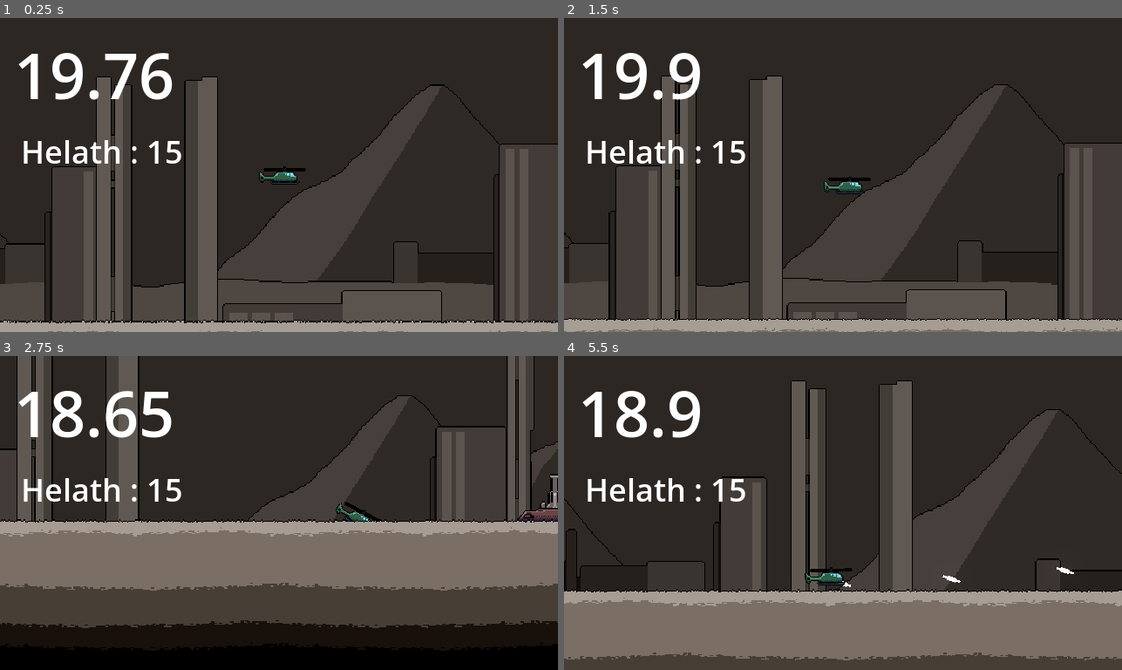
Above: before the commit, frames 1-4 (two rows, left to right).
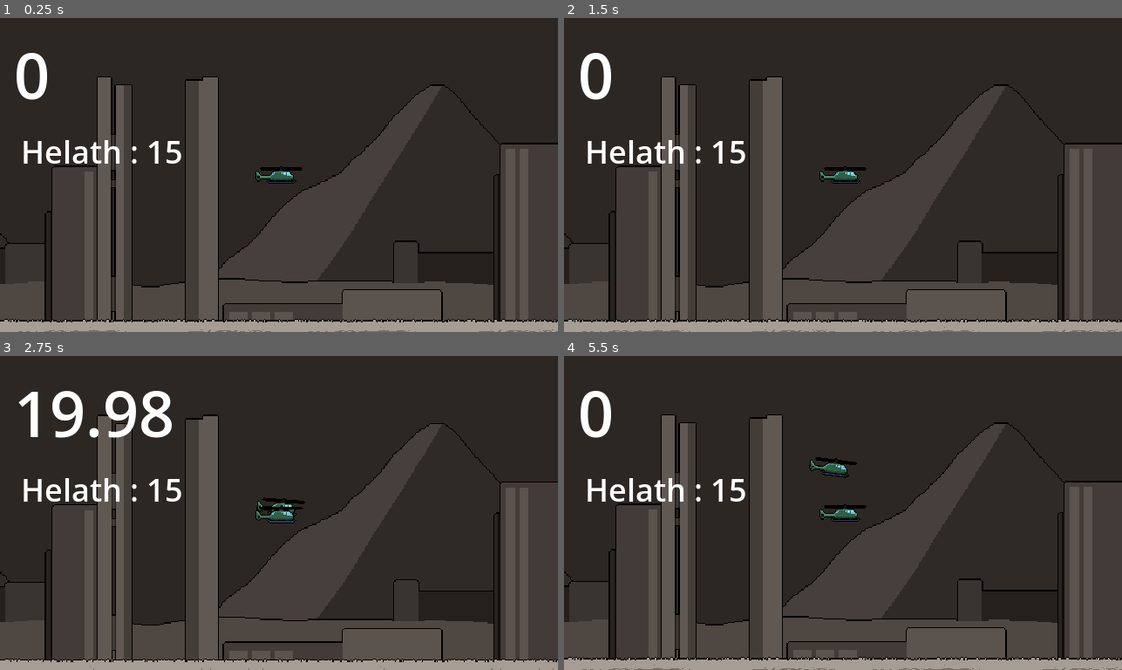
Above: after the commit, the same moments.

Repository: sirius-leaf/20s-Game-Project
Game: Godot game, scene res://Scene/Level Scene/level.tscn
Two runs of this game, one before a commit and one after it. Both use one fixed random seed, a clock stepped at 60 frames per second and the inputs below.
Inputs:
- Up to frame 1 (0.25 s): no input
- Up to frame 2 (1.5 s): hold Right (ui_right) 0.53-1.28 s; hold Space 0.53-1.28 s; hold Down (ui_down) from 1.28 s (still down); tap R at 1.35 s
- Up to frame 3 (2.75 s): tap Space at 1.52, 1.55, 1.82 s; release Down (ui_down) at 2.03 s; hold Right (ui_right) from 2.03 s (still down); hold Space from 2.03 s (still down)
- Up to frame 4 (5.5 s): release Right (ui_right) at 2.78 s; release Space at 2.78 s; hold Up (ui_up) 2.78-3.53 s; tap R at 2.85, 4.35 s; tap Space at 3.02, 3.05, 3.32, 4.52, 4.55, 4.82 s; hold Space 3.53-4.28 s; hold Left (ui_left) 3.53-5.03 s; hold Down (ui_down) from 5.03 s (still down); hold Space from 5.03 s (still down)

The runs differ from the first frame. In frame 1, 4.8% of the frame differs, in the area x 0-100%, y 11-100%; in frame 2, 3.5%; in frame 3, 53%, in the area x 0-100%, y 0-100%; in frame 4, 43%.
Error before the commit: Invalid access to property or key 'ChaosMode' on a base object of type 'null instance'. (res://Script/turret.gd:44)

Commit message:
added delay before playing

Diff:
--- a/Scene/Level Scene/level.tscn
+++ b/Scene/Level Scene/level.tscn
@@ -20,6 +20,7 @@
 [ext_resource type="PackedScene" uid="uid://dd3wvihb4gtvr" path="res://Scene/Object Scene/power_source.tscn" id="13_1aasi"]
 [ext_resource type="PackedScene" uid="uid://dtqhi113mbsae" path="res://Scene/Object Scene/target_building.tscn" id="14_xjwyx"]
 [ext_resource type="Texture2D" uid="uid://mo28k8hmoux5" path="res://Asset/Sprite/Backgrounds.png" id="16_r53k5"]
+[ext_resource type="Texture2D" uid="uid://dw0l1q0h8fnqc" path="res://Asset/Sprite/Player.png" id="21_8n6bd"]
 
 [sub_resource type="WorldBoundaryShape2D" id="WorldBoundaryShape2D_leog0"]
 
@@ -61,6 +62,8 @@
 autostart = true
 
 [node name="Player" parent="." instance=ExtResource("1_7koso")]
+position = Vector2(-300, -200)
+constant_force = Vector2(2500, 1300)
 
 [node name="UI Canvas" parent="." instance=ExtResource("3_bliyl")]
 
@@ -191,4 +194,7 @@
 [node name="WorldEnvironment" type="WorldEnvironment" parent="."]
 environment = SubResource("Environment_bmfdd")
 
+[node name="Player2" type="Sprite2D" parent="."]
+texture = ExtResource("21_8n6bd")
+
 [connection signal="timeout" from="Player Camera/ConstantShakeTimer" to="Player Camera" method="_on_constant_shake_timer_timeout"]
--- a/Scene/Object Scene/ui_canvas.tscn
+++ b/Scene/Object Scene/ui_canvas.tscn
@@ -1,6 +1,6 @@
 [gd_scene load_steps=4 format=3 uid="uid://rfgu1kbc2oqs"]
 
-[ext_resource type="Script" path="res://Script/timer_label.gd" id="1_o3ofi"]
+[ext_resource type="Script" path="res://Script/ui.gd" id="1_jdr6r"]
 
 [sub_resource type="LabelSettings" id="LabelSettings_nays6"]
 font_size = 72
@@ -15,6 +15,7 @@
 anchors_preset = 0
 offset_right = 40.0
 offset_bottom = 40.0
+script = ExtResource("1_jdr6r")
 
 [node name="Timer Label" type="Label" parent="UI"]
 layout_mode = 0
@@ -25,12 +26,10 @@
 text = "20
 "
 label_settings = SubResource("LabelSettings_nays6")
-script = ExtResource("1_o3ofi")
 
 [node name="Timer" type="Timer" parent="UI/Timer Label"]
 wait_time = 20.0
 one_shot = true
-autostart = true
 
 [node name="Health Label" type="Label" parent="UI"]
 layout_mode = 0
@@ -40,4 +39,3 @@
 offset_bottom = 178.0
 text = "Health : 20"
 label_settings = SubResource("LabelSettings_pipp6")
-script = ExtResource("1_o3ofi")
--- a/Script/camera.gd
+++ b/Script/camera.gd
@@ -9,9 +9,11 @@
 var _shake2Temp := Vector2(0.0, 0.0)
 
 @onready var player: RigidBody2D = $"../Player"
+@onready var global_setting: GlobalSetting = $"../GlobalSetting"
 
 func _process(delta: float) -> void:
-	global_position = player.position + _shake + _shake2
+	if global_setting.play:
+		global_position = player.position + _shake + _shake2
 
 	shakeMultiplier = shakeMultiplier - delta * 2 if shakeMultiplier > 0.0 else 0.0
 
--- a/Script/global_setting.gd
+++ b/Script/global_setting.gd
@@ -3,3 +3,10 @@
 extends Node
 
 @export var ChaosMode: bool
+
+var play: bool = false
+
+func _ready() -> void:
+	var delay: float = 4.0 / 3.0
+	await get_tree().create_timer(delay).timeout
+	play = true
--- a/Script/player.gd
+++ b/Script/player.gd
@@ -17,17 +17,25 @@
 @onready var player_sprite: Sprite2D = $Player
 @onready var player_sfx: AudioStreamPlayer = $"../BGM/PlayerSFX"
 @onready var player_collider: CollisionShape2D = $"Player Collider"
+@onready var global_setting: GlobalSetting = $"../GlobalSetting"
 
 func _process(delta):
 	var moveInput := Vector2(Input.get_axis("ui_left", "ui_right"),
 			Input.get_axis("ui_up", "ui_down"))
 
+	if not global_setting.play:
+		if position.x >= -45:
+			constant_force.x = 0.0
+
+		if position.y >= -20:
+			constant_force.y = 0.0
+
 	bullet_spawner.rotation_degrees = (90.0 - 70.0 * _direction)
 
-	_shoot = true if Input.is_key_pressed(KEY_SPACE) and _alive else false
+	_shoot = true if Input.is_key_pressed(KEY_SPACE) and _alive and global_setting.play else false
 
 	# move the player
-	if moveInput and _alive:
+	if moveInput and _alive and global_setting.play:
 		apply_central_force(moveInput * playerMoveSpeed)
 
 		_direction = 1 if moveInput.x >= 0 else -1
--- a/Script/timer_label.gd
+++ /dev/null
@@ -1,10 +0,0 @@
-extends Label
-
-@onready var _player: RigidBody2D = $"../../../Player"
-
-func _process(delta):
-	match name:
-		"Timer Label":
-			text = str(floor($Timer.time_left * 100) / 100)
-		"Health Label":
-			text = "Helath : " + str(_player.healthValue)
--- /dev/null
+++ b/Script/ui.gd
@@ -0,0 +1,18 @@
+extends Control
+
+var _timerStart := true
+
+@onready var timer_label: Label = $"Timer Label"
+@onready var health_label: Label = $"Health Label"
+@onready var _player: RigidBody2D = $"../../Player"
+@onready var global_setting: GlobalSetting = $"../../GlobalSetting"
+@onready var timer: Timer = $"Timer Label/Timer"
+
+func _process(delta: float) -> void:
+	if global_setting.play and _timerStart:
+		timer.start()
+
+		_timerStart = false
+
+	timer_label.text = str(floor(timer.time_left * 100) / 100)
+	health_label.text = "Helath : " + str(_player.healthValue)
--- a/project.godot
+++ b/project.godot
@@ -20,7 +20,7 @@
 window/size/viewport_width=640
 window/size/viewport_height=360
 window/stretch/mode="viewport"
-window/stretch/aspect="expand"
+window/stretch/aspect="keep_height"
 
 [input]
 
Not shown: 1 places in Scene/Level Scene/level.tscn that only renumber resources
